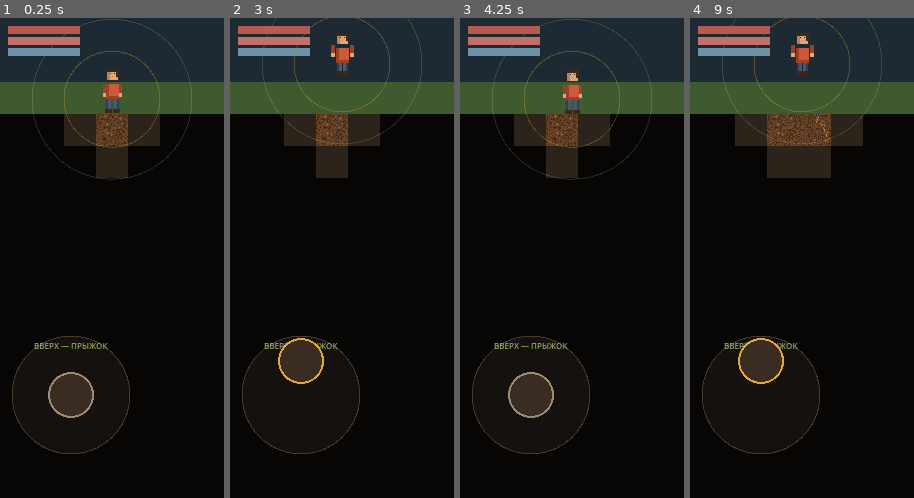
Above: before the commit, frames 1-4 (left to right).
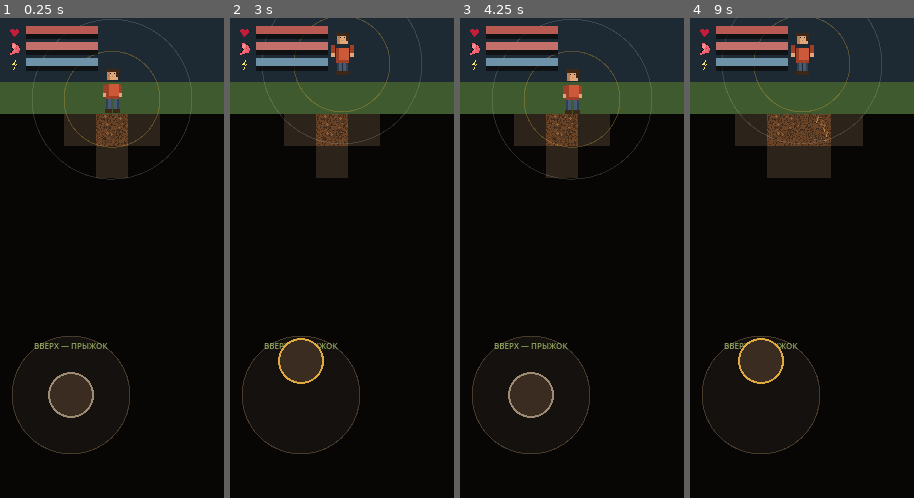
Above: after the commit, the same moments.

Repository: Danlug/Holiday-digger-
Game: Godot game, scene res://scenes/main.tscn
The game is run twice, just before and just after one commit, with the same random seed, the same clock (stepped at 60 frames per second) and the same inputs.
Inputs (mouse positions are in pixels of both pictures, inside the frame that each line leads up to):
- Up to frame 1 (0.25 s): no input
- Up to frame 2 (3 s): tap Enter at 0.5, 2 s; move the mouse to (391, 234) at 0.52 s; click (391, 234) at 0.67 s; tap Space at 1.25, 2.75 s; drag from (297, 282) to (330, 354) at 1.27 s; move the mouse to (364, 152) at 2.02 s; click (364, 152) at 2.17 s; drag from (330, 354) to (274, 186) at 2.77 s
- Up to frame 3 (4.25 s): move the mouse to (639, 330) at 3.52 s; click (639, 330) at 3.67 s
- Up to frame 4 (9 s): drag from (734, 186) to (768, 138) at 4.27 s; tap Enter at 5 s; move the mouse to (813, 258) at 5.02 s; click (813, 258) at 5.17 s; tap Space at 5.75 s; drag from (768, 138) to (757, 282) at 5.77 s; move the mouse to (851, 234) at 6.52 s; click (851, 234) at 6.67 s; drag from (757, 282) to (790, 354) at 7.27 s; move the mouse to (824, 152) at 8.02 s; click (824, 152) at 8.17 s; drag from (790, 354) to (734, 186) at 8.77 s

The runs differ from the first frame. In frame 1, 2.7% of the frame differs, in the area x 3-44%, y 1-12%; in frame 2, 2.7%; in frame 3, 2.7%; in frame 4, 2.7%.

Commit message:
HUD: настоящие иконки на полосках HP/голод/усталость и в кошельке
Заменены текстовые заглушки ("⛁"/"$") на art/ui/icon_*.png — ассеты уже
были в репозитории, просто не были подключены.

Co-Authored-By: Claude Opus 5 <noreply@anthropic.com>
Claude-Session: https://claude.ai/code/session_0136gV4z446Ram1BD5cWLTAs

Diff:
--- a/scripts/ui/hud.gd
+++ b/scripts/ui/hud.gd
@@ -105,12 +105,25 @@
 	box.add_theme_constant_override("separation", 3)
 	parent.add_child(box)
 
-	_hp_fill = _make_gauge_row(box, Color8(0xB8, 0x5A, 0x52))
-	_hunger_fill = _make_gauge_row(box, Color8(0xC4, 0x70, 0x6A))
-	_stamina_fill = _make_gauge_row(box, Color8(0x6E, 0x93, 0xA8))
-
-
-func _make_gauge_row(parent: Control, fill_color: Color) -> ColorRect:
+	_hp_fill = _make_gauge_row(box, Color8(0xB8, 0x5A, 0x52), "res://art/ui/icon_hp.png")
+	_hunger_fill = _make_gauge_row(box, Color8(0xC4, 0x70, 0x6A), "res://art/ui/icon_hunger.png")
+	_stamina_fill = _make_gauge_row(box, Color8(0x6E, 0x93, 0xA8), "res://art/ui/icon_stamina.png")
+
+
+func _make_gauge_row(parent: Control, fill_color: Color, icon_path: String) -> ColorRect:
+	var row := HBoxContainer.new()
+	row.mouse_filter = Control.MOUSE_FILTER_IGNORE
+	row.add_theme_constant_override("separation", 5)
+	parent.add_child(row)
+
+	if ResourceLoader.exists(icon_path):
+		var icon := TextureRect.new()
+		icon.custom_minimum_size = Vector2(13, 13)
+		icon.expand_mode = TextureRect.EXPAND_IGNORE_SIZE
+		icon.stretch_mode = TextureRect.STRETCH_KEEP_ASPECT_CENTERED
+		icon.texture = load(icon_path)
+		row.add_child(icon)
+
 	var track := Panel.new()
 	track.custom_minimum_size = Vector2(72, 8)
 	var sb := StyleBoxFlat.new()
@@ -118,7 +131,7 @@
 	sb.border_color = Color(0, 0, 0, 0.55)
 	sb.set_border_width_all(1)
 	track.add_theme_stylebox_override("panel", sb)
-	parent.add_child(track)
+	row.add_child(track)
 
 	var fill := ColorRect.new()
 	fill.color = fill_color
@@ -137,17 +150,31 @@
 	box.alignment = BoxContainer.ALIGNMENT_BEGIN
 	parent.add_child(box)
 
-	_coins_label = _make_purse_row(box, Color8(0xE0, 0xA9, 0x3B))
-	_dollars_label = _make_purse_row(box, Color8(0x7F, 0xB8, 0x6B))
-	_load_label = _make_purse_row(box, Color8(0x8F, 0xA3, 0x5C))
-
-
-func _make_purse_row(parent: Control, color: Color) -> Label:
+	_coins_label = _make_purse_row(box, Color8(0xE0, 0xA9, 0x3B), "res://art/ui/icon_coin.png")
+	_dollars_label = _make_purse_row(box, Color8(0x7F, 0xB8, 0x6B), "res://art/ui/icon_dollar.png")
+	_load_label = _make_purse_row(box, Color8(0x8F, 0xA3, 0x5C), "res://art/ui/icon_inventory.png")
+
+
+func _make_purse_row(parent: Control, color: Color, icon_path: String) -> Label:
+	var row := HBoxContainer.new()
+	row.mouse_filter = Control.MOUSE_FILTER_IGNORE
+	row.alignment = BoxContainer.ALIGNMENT_END
+	row.add_theme_constant_override("separation", 5)
+	parent.add_child(row)
+
 	var l := Label.new()
 	l.horizontal_alignment = HORIZONTAL_ALIGNMENT_RIGHT
 	l.add_theme_color_override("font_color", color)
 	l.add_theme_font_size_override("font_size", 12)
-	parent.add_child(l)
+	row.add_child(l)
+
+	if ResourceLoader.exists(icon_path):
+		var icon := TextureRect.new()
+		icon.custom_minimum_size = Vector2(14, 14)
+		icon.expand_mode = TextureRect.EXPAND_IGNORE_SIZE
+		icon.stretch_mode = TextureRect.STRETCH_KEEP_ASPECT_CENTERED
+		icon.texture = load(icon_path)
+		row.add_child(icon)
 	return l
 
 
@@ -425,8 +452,8 @@
 
 
 func _sync_purse() -> void:
-	_coins_label.text = str(GameState.coins) + " ⛁"
-	_dollars_label.text = str(GameState.dollars) + " $"
+	_coins_label.text = str(GameState.coins)
+	_dollars_label.text = str(GameState.dollars)
 	var load_kg := GameState.get_total_weight()
 	var max_kg := GameState.get_max_carry_kg()
 	_load_label.text = "%.1f / %.0f кг" % [load_kg, max_kg]
